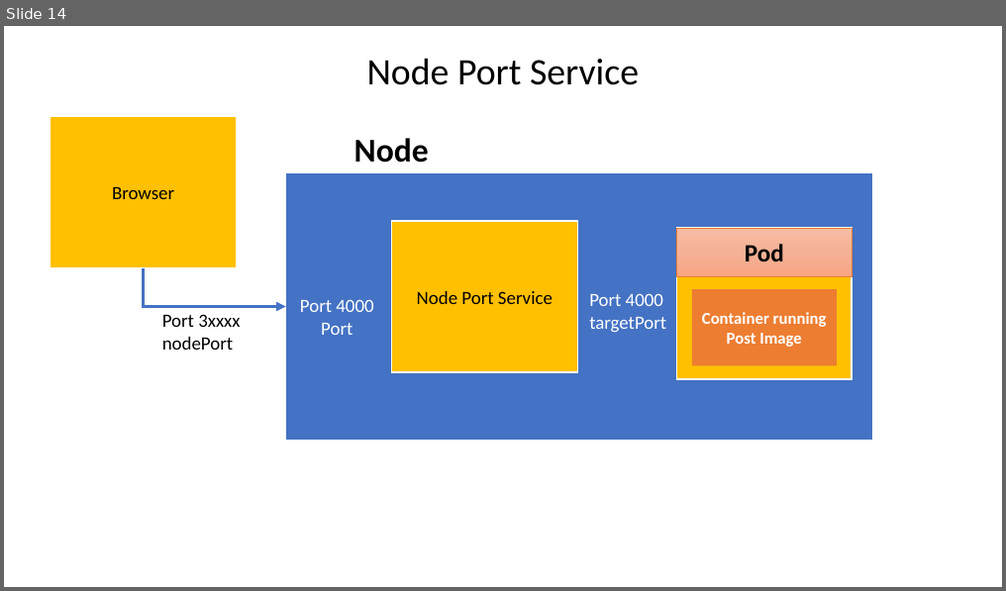
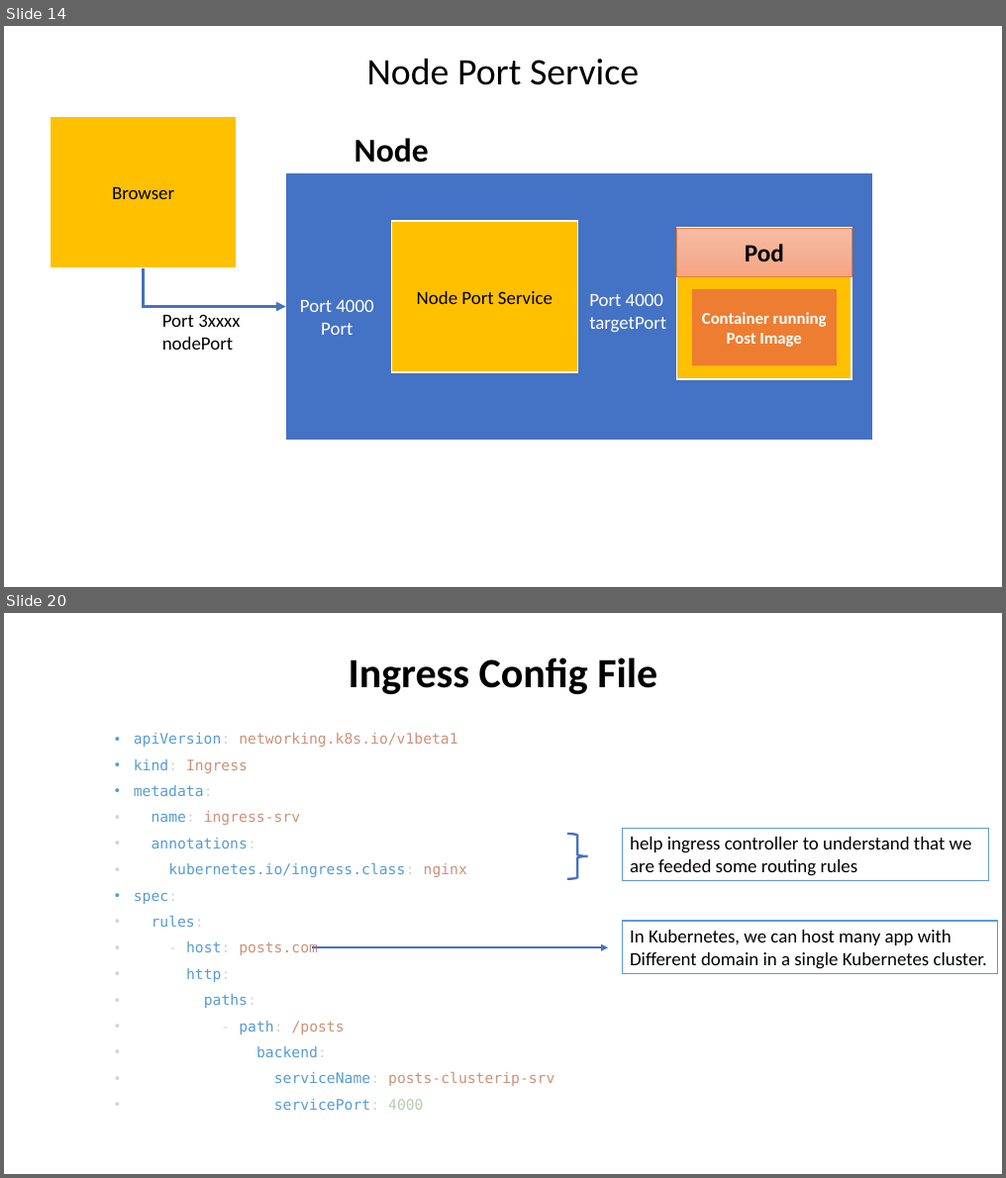
Before and after one commit to AlqamaShuja/Microservices, a slide deck: Kubernetes.pptx. Shown one above the other, each under a label of ours: slide 14 before the commit, slides 14 and 20 after it; the slides between them are not shown. The pictures are 1006x591 and 1006x1178 pixels, drawn with LibreOffice and Linux fonts; fonts in the diff are those of the drawing. Boxes give left, top, right and bottom in pixels: in the first picture for what was removed or moved away, otherwise in the second. Text is boxed around its words. In the diff, an @@ line names an element or a change of style, - is before the commit and + after.

```diff
--- a/Kubernetes.pptx
+++ b/Kubernetes.pptx
@@ slide 20 added at bbox=[4, 613, 1002, 1174], background #FFFFFF @@
@@ title added at bbox=[349, 658, 657, 694], 40 pt, text #000000, bold @@
+Ingress Config File
@@ text added at bbox=[134, 733, 554, 1110], 14 pt, text #569CD6 @@
+• apiVersion: networking.k8s.io/v1beta1
+• kind: Ingress
+• metadata:
+• name: ingress-srv
+• annotations:
+• kubernetes.io/ingress.class: nginx
+• spec:
+• rules:
+• - host: posts.com
+• http:
+• paths:
+• - path: /posts
+• backend:
+• serviceName: posts-clusterip-srv
+• servicePort: 4000
@@ right brace added at bbox=[567, 834, 588, 879], outline #4472C4 2.25 pt @@
@@ rectangle added at bbox=[623, 828, 988, 881], fill #FFFFFF, outline #5B9BD5 1 pt, 18 pt, text #000000 @@
+help ingress controller to understand that we
+are feeded some routing rules
@@ rectangle added at bbox=[623, 921, 997, 973], fill #FFFFFF, outline #5B9BD5 1 pt, 18 pt, text #000000 @@
+In Kubernetes, we can host many app with
+Different domain in a single Kubernetes cluster.
@@ arrow added from (312, 948) to (608, 948), #4472C4 2.25 pt @@
```
Also in this commit, not shown: 3 slides changed, 5 other slides added, 18 other files.
